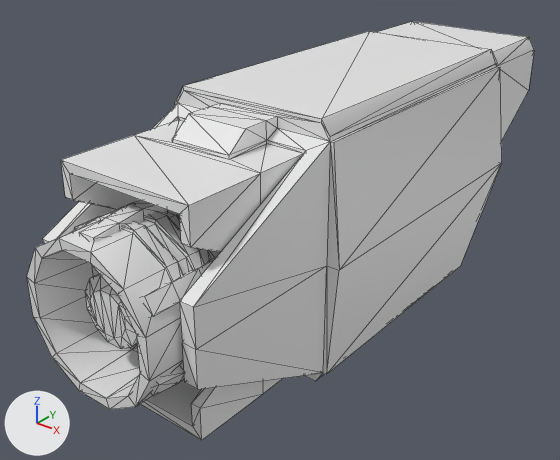
Renders of the glTF model assets/ship_parts/engines/Block_Engine_single.glb from each side of a commit.
Both versions are drawn from a 50 mm lens placed at (4.16, -5.89, 3.13), pointed at (-0.25, -0.38, -0.29). The axes (+X, +Y, +Z) are drawn at lower left. The lights are the same throughout. The older version comes first. Mesh edges are drawn as thin lines. Vertices at exactly the same position are counted once.

In view in the first picture: 'Block Engine single'.
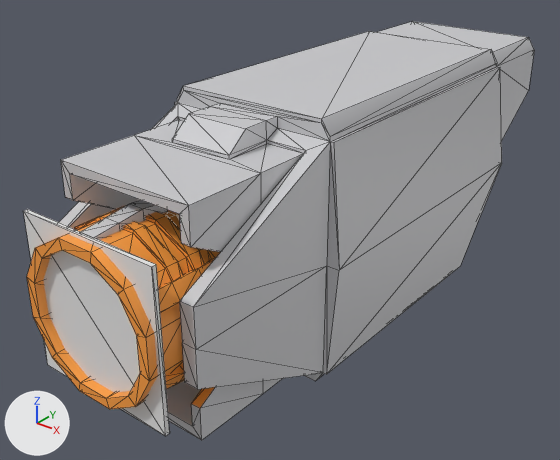
Changed parts and their boxes (x1, y1, x2, y2) in the pictures (560 x 460 px):
'CenterThruster', added: after (23, 209, 170, 436)
part 1 of me_cube_133, recoloured (white to light grey): before (42, 21, 534, 440); after (59, 21, 534, 440)
part 2 of me_cube_133, recoloured (white to orange): (27, 205, 220, 409) in both

The change, as a diff of the scene's bpy script:
```diff
--- a/assets/ship_parts/engines/Block_Engine_single.glb.py
+++ b/assets/ship_parts/engines/Block_Engine_single.glb.py
@@ mat_enginebody @@
+mat_enginebody = principled_material('EngineBody')
+mat_enginebody.base_color = (0.6, 0.6, 0.62)  # light grey #cbcbce
@@ mat_thruster @@
+mat_thruster = principled_material('Thruster')
+mat_thruster.base_color = (1.0, 0.35, 0.05)  # orange #ffa03f
@@ me_cube_133 @@
 me_cube_133.from_pydata(...)  # 799 vertices, 1548 faces; spans x -0.98..0.98, y -2.99..2.99, z -1.26..1.26
 # used by ob_block_engine_single; location = (0.0, 0.0, 0.0)
+# me_cube_133 part 1: 890 faces spanning x -0.98..0.98, y -2.88..2.99, z -1.26..1.26 switch from no material to mat_enginebody (light grey #cbcbce)
+# me_cube_133 part 2: 658 faces spanning x -0.71..0.71, y -2.99..-1.02, z -0.73..0.69 switch from no material to mat_thruster (orange #ffa03f)
@@ me_cube @@
+me_cube.from_pydata(...)  # a box spanning x -0.708..0.708, y -0.02..0.02, z -0.708..0.708
@@ ob_centerthruster @@
+ob_centerthruster = bpy.data.objects.new('CenterThruster', me_cube)
+ob_centerthruster.location = (0.0, -2.893, -0.019)
```
